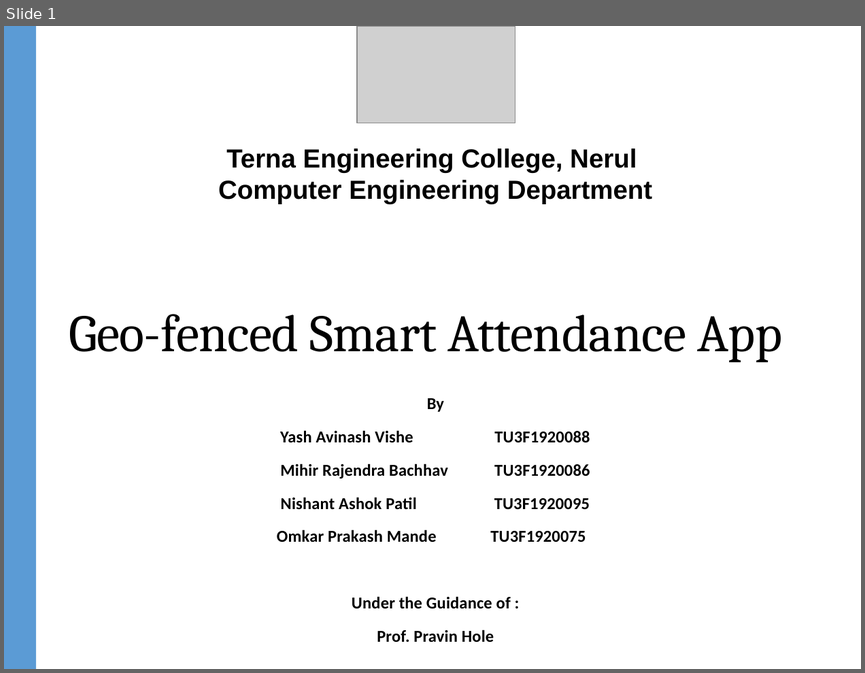
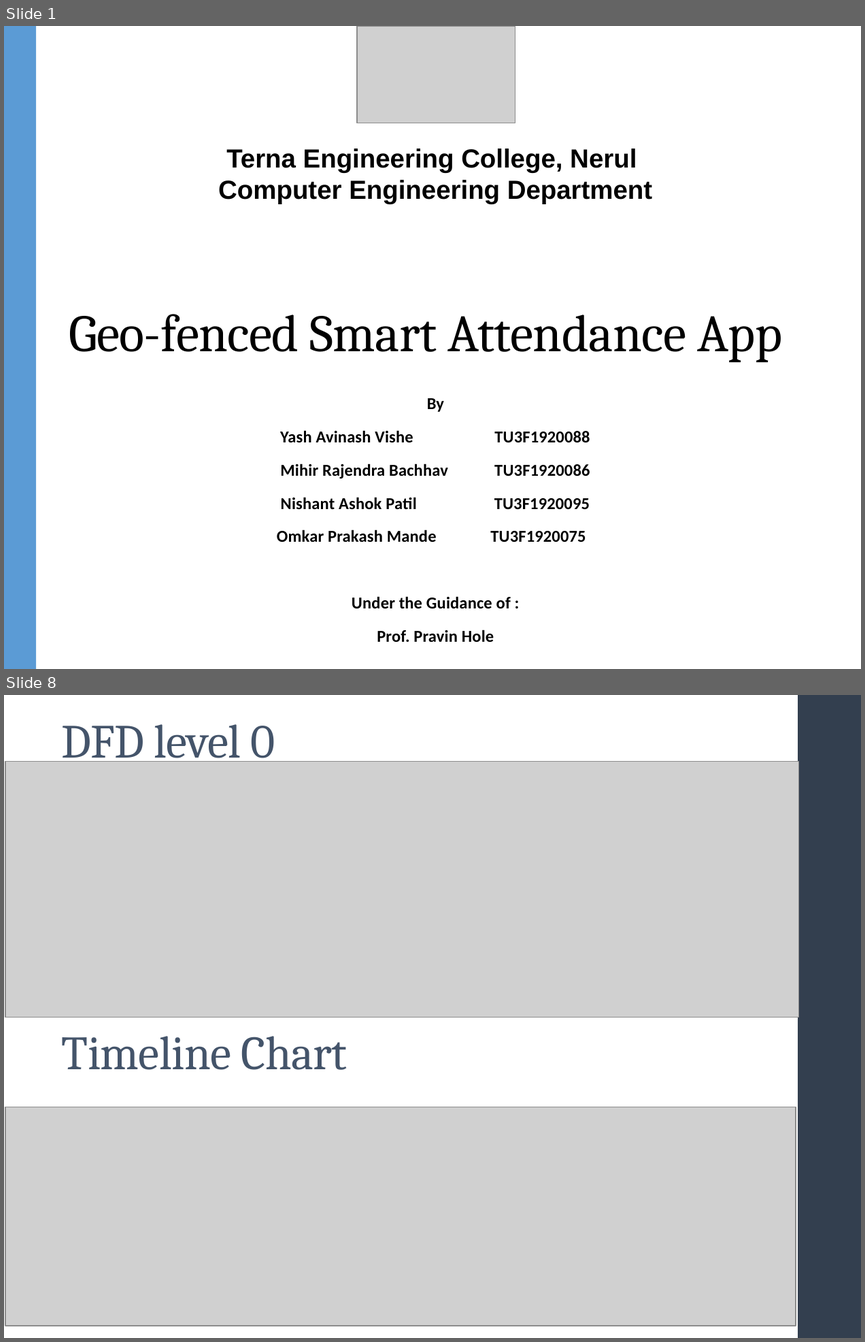
Before and after one commit to nishant-patil-280/Major-Project, a slide deck: docs/major project main ppt.pptx. Shown one above the other, each under a label of ours: slide 1 before the commit, slides 1 and 8 after it; the slides between them are not shown. The pictures are 865x673 and 865x1342 pixels, drawn with LibreOffice and Linux fonts; fonts in the diff are those of the drawing; grey boxes stand for pictures. Boxes give left, top, right and bottom in pixels: in the first picture for what was removed or moved away, otherwise in the second. Text is boxed around its words. In the diff, an @@ line names an element or a change of style, - is before the commit and + after.

```diff
--- a/docs/major project main ppt.pptx
+++ b/docs/major project main ppt.pptx
@@ slide 8 added at box(4, 695, 861, 1338), background #FFFFFF @@
@@ rectangle added at box(798, 695, 861, 1338), fill #333F50 @@
@@ title added at box(62, 724, 275, 768), 40 pt, text #44546A @@
+DFD level 0
@@ picture added at box(6, 762, 799, 1017) @@
@@ text added at box(62, 1036, 347, 1070), 40 pt, text #44546A @@
+Timeline Chart
@@ picture added at box(6, 1106, 796, 1325) @@
```
Also in this commit, not shown: 4 slides changed, 5 other slides added, 1 slide removed.
